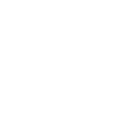
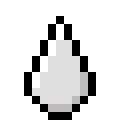
Layers edited between the first and the second 128 × 128 image:
hid group "Water drop" (4 layers) over [40, 40, 88, 88]
hid "Layer 3" over [40, 40, 88, 88]
added group "Droplets" with 5 layers over [24, 16, 96, 120]
added layer "drop" in group "Droplets" over [24, 16, 96, 120]
